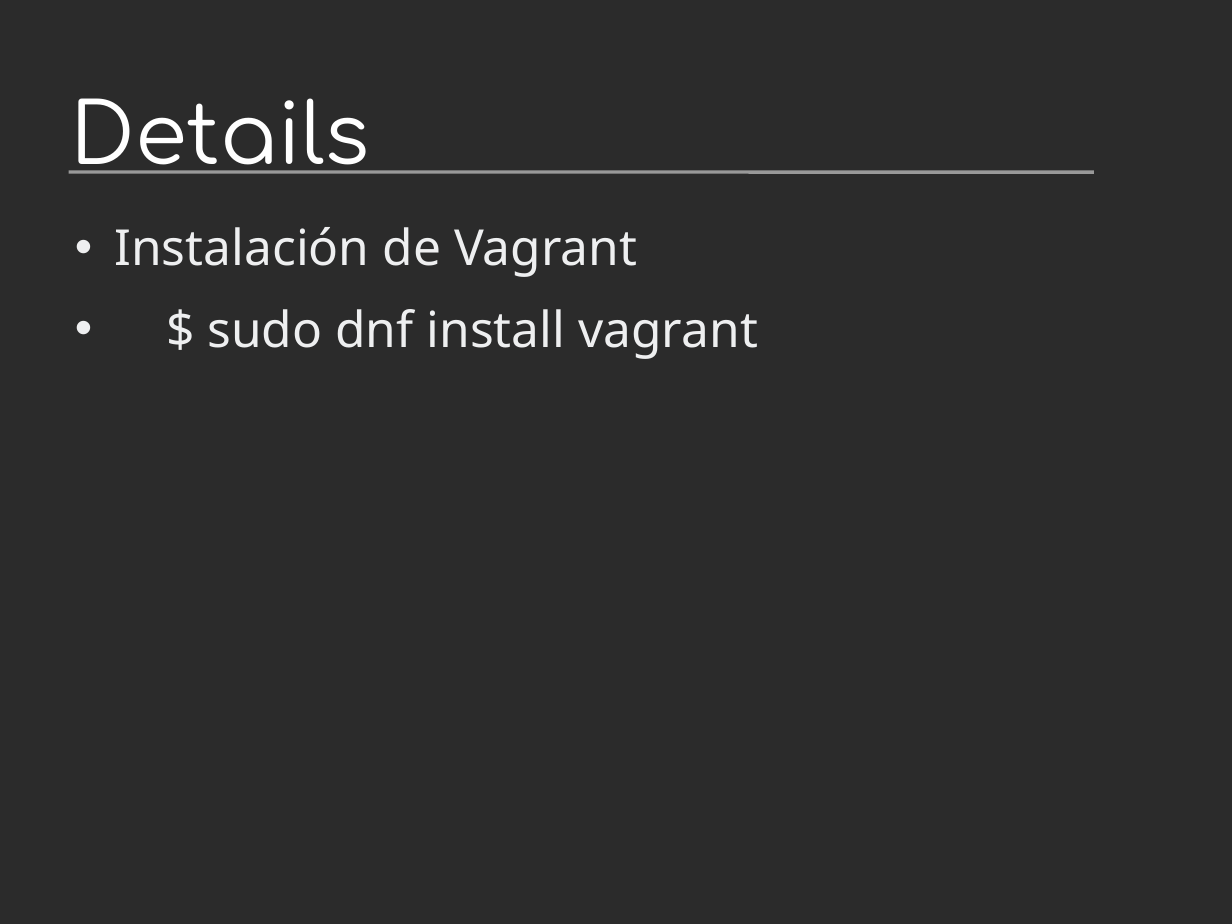
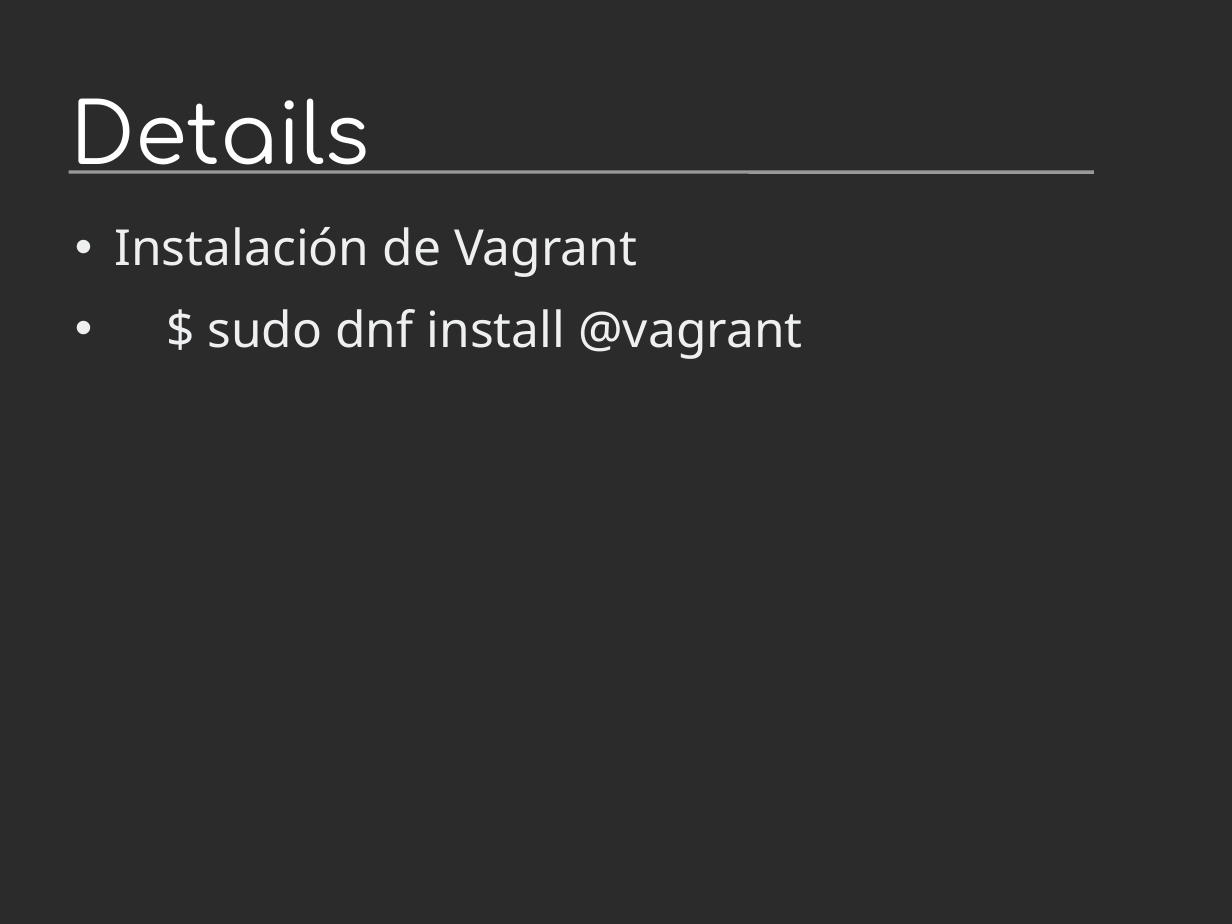
Before and after one commit to arielb2/vagrant, a slide deck: slide 5 of presentation/vagrant.odp. Drawn at 1232x924 pixels with LibreOffice and Linux fonts; fonts in the diff are those of the drawing; background and template pictures are left out; a plain dark background stands for a picture behind light text. Boxes give left, top, right and bottom in pixels: in the first picture for what was removed or moved away, otherwise in the second. Text is boxed around its words. In the diff, an @@ line names an element or a change of style, - is before the commit and + after.

```diff
--- a/presentation/vagrant.odp
+++ b/presentation/vagrant.odp
@@ text at [207, 309, 802, 359]: text changed @@
-• $ sudo dnf install vagrant
+• $ sudo dnf install @vagrant
```
Also in this commit, not shown: 3 other slides changed, 1 slide added, 1 slide removed.
